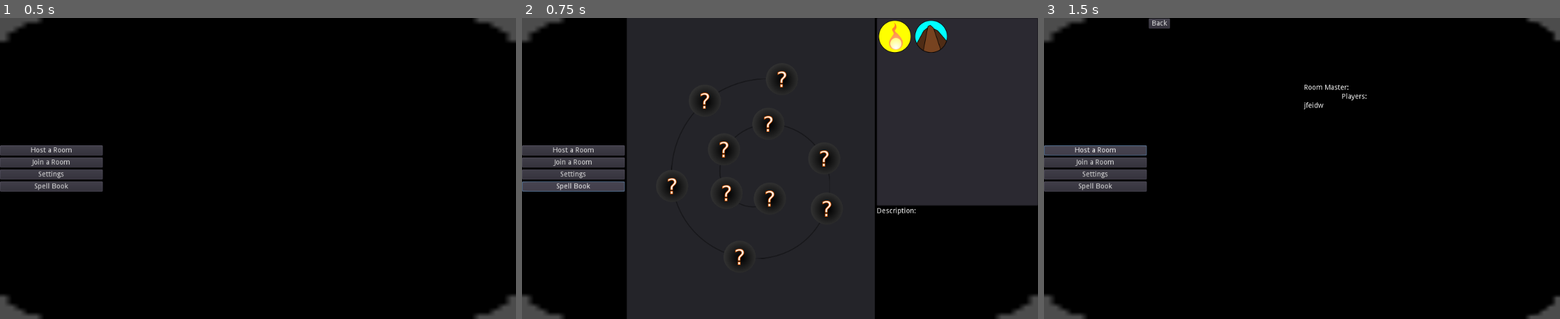
Above: before the commit, frames 1-3 (left to right).
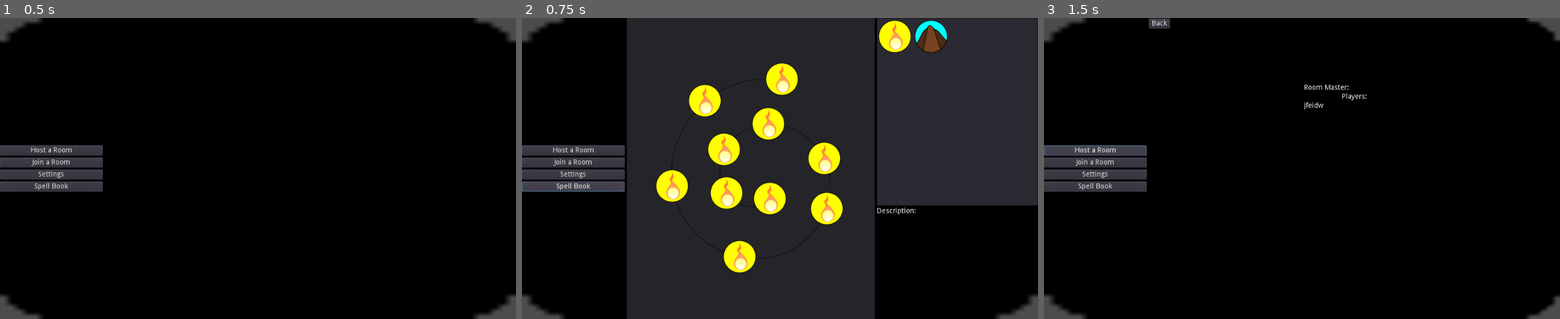
Above: after the commit, the same moments.

Repository: RevolNoom/wizarena
Game: Godot game, scene res://Screens/Menu/Menu.tscn
The game is run twice, just before and just after one commit, with the same random seed, the same clock (stepped at 60 frames per second) and the same inputs. The engine's default icon, where the game draws it, is replaced by a stand-in: a white triangle on a blue panel in a dark square.
Inputs:
- Up to frame 1 (0.5 s): no input
- Up to frame 2 (0.75 s): click "Spell Book" at 0.5 s
- Up to frame 3 (1.5 s): click "Host a Room" at 1.25 s

Frame 1 is identical in both runs. In frame 2, 5.3% of the frame differs, in the area x 26-63%, y 14-85%; in frame 3, nothing differs.

Commit message:
Store equipped spells consistently in a session

Diff:
--- a/Functionality/Global/GlobalSettings.gd
+++ b/Functionality/Global/GlobalSettings.gd
@@ -15,3 +15,10 @@
 	seed(OS.get_unix_time())
 	for i in range(0, 6):
 		ClientCredential._name += char(ord('a') + randi()%(ord('z') - ord('a')))
+
+	var mysterySpell = preload("res://Spell/Fireball/Fireball.tscn")
+	for i in range(0, 10):
+		_EquippedSpells.push_back(mysterySpell.instance())
+
+# Spells equipped from SpellBook
+var _EquippedSpells: Array = []
--- a/Player/Player.gd
+++ b/Player/Player.gd
@@ -32,7 +32,7 @@
 	emit_signal("exhausted")
 
 
-func _on_self_die(selff):
+func _on_self_die(_selff):
 	$CanvasLayer/AstralTable.StopWeaving()
 	$CanvasLayer/SpellWheel.Disable()
 
@@ -55,6 +55,7 @@
 		print("Not enough resource for spell")
 		return
 	$CanvasLayer/SpellWheel.Disable()
+	$CanvasLayer/SpellWheel.PopSpellOffWheel(spell)
 	$CanvasLayer/AstralTable.StartWeaving(spell)
 
 
--- a/Player/Player.tscn
+++ b/Player/Player.tscn
@@ -28,3 +28,4 @@
 visible = false
 
 [node name="SpellWheel" parent="CanvasLayer" index="2" instance=ExtResource( 4 )]
+visible = false
--- a/Player/Slot.gd
+++ b/Player/Slot.gd
@@ -5,10 +5,6 @@
 
 
 func RefersTo(newSpell: Spell):
-	for spell in get_children():
-		spell.disconnect("mouse_entered", self, "_on_mouse_entered")
-		spell.disconnect("mouse_exited", self, "_on_mouse_exited")
-		remove_child(spell)
 
 	newSpell.connect("mouse_entered", self, "_on_mouse_entered")
 	newSpell.connect("mouse_exited", self, "_on_mouse_exited")
@@ -29,19 +25,27 @@
 func IsEmpty():
 	return get_child_count() == 0
 
+
+func FlushSpell():
+	for spell in get_children():
+		spell.disconnect("mouse_entered", self, "_on_mouse_entered")
+		spell.disconnect("mouse_exited", self, "_on_mouse_exited")
+		remove_child(spell)
+
+
+func GetSpell():
+	return get_children()[0]
+
+
+func IsChosen():
+	if _isHoveredOn and not IsEmpty():
+		return true
+	return false
+
+
 var _isHoveredOn
 func _on_mouse_entered():
 	_isHoveredOn = true
 
 func _on_mouse_exited():
 	_isHoveredOn = false
-
-# Return the spell if it's hovered on and the slot is not empty
-# After calling this function, the slot clears its state, any
-# subsequent calls will return null, unless the slot is chosen again
-# Return null otherwise
-func IsChosen():
-	if _isHoveredOn and not IsEmpty():
-		_isHoveredOn = false
-		return get_children()[0]
-	return null
--- a/Player/SpellWheel.gd
+++ b/Player/SpellWheel.gd
@@ -1,34 +1,18 @@
 extends Node2D
+
+#TODO: free() _spellBookCopy properly?
 
 signal spell_chosen(spell)
 
-#TODO: There's add new spell, there should be remove spell
 func _ready():
-	for spell in [$SpellFireball, $Seisme]:
-		remove_child(spell)
-		AddNewSpell(spell)
+	_spellBookCopy = GlobalSettings._EquippedSpells.duplicate(true)
 
+	for i in _spellBookCopy:
+		i.visible = true
 
-func AddNewSpell(newSpell: Spell):
-	var emptyslot = FindEmptySlot()
-	if emptyslot == null:
-		print("Can't find empty slot")
-		return
-
-	emptyslot.RefersTo(newSpell)
-
-func GetSlots():
-	var slots = []
-	for i in range(1, 7):
-		slots.push_back(get_node("Slot"+str(i)))
-	return slots
-
-
-func FindEmptySlot():
-	for slot in GetSlots():
-		if slot.IsEmpty():
-			return slot
-	return null
+	for i in range(0, get_child_count()):
+		var spell = _spellBookCopy.pop_front()
+		get_node("Slot" + str(i)).RefersTo(spell)
 
 
 var _isHolding = false
@@ -42,10 +26,17 @@
 
 	elif visible and not _isHolding:
 		CloseWheel()
-		for slot in GetSlots():
-			var slotIsChosen = slot.IsChosen()
-			if slotIsChosen != null:
-				emit_signal("spell_chosen", slotIsChosen)
+		for slot in get_children():
+			if slot.IsChosen():
+				emit_signal("spell_chosen", slot.GetSpell())
+
+
+func PopSpellOffWheel(spell):
+	var slot = spell.get_parent()
+	slot.remove_child(spell)
+	slot.add_child(_spellBookCopy.pop_front())
+	_spellBookCopy.push_back(spell)
+
 
 func OpenWheel():
 	visible = true
@@ -62,3 +53,6 @@
 
 func Reenable():
 	set_process_unhandled_input(true)
+
+
+var _spellBookCopy
--- a/Player/SpellWheel.tscn
+++ b/Player/SpellWheel.tscn
@@ -1,41 +1,31 @@
-[gd_scene load_steps=5 format=2]
+[gd_scene load_steps=3 format=2]
 
-[ext_resource path="res://Spell/Fireball/Fireball.tscn" type="PackedScene" id=1]
 [ext_resource path="res://Player/Slot.gd" type="Script" id=2]
 [ext_resource path="res://Player/SpellWheel.gd" type="Script" id=3]
-[ext_resource path="res://Spell/Seisme/Seisme.tscn" type="PackedScene" id=4]
 
 [node name="SpellWheel" type="Node2D"]
 script = ExtResource( 3 )
 
-[node name="Slot1" type="Position2D" parent="."]
+[node name="Slot0" type="Position2D" parent="."]
 position = Vector2( 0, -128 )
 script = ExtResource( 2 )
 
-[node name="Slot2" type="Position2D" parent="."]
+[node name="Slot1" type="Position2D" parent="."]
 position = Vector2( 110.851, -64 )
 script = ExtResource( 2 )
 
-[node name="Slot3" type="Position2D" parent="."]
+[node name="Slot2" type="Position2D" parent="."]
 position = Vector2( 110.851, 64 )
 script = ExtResource( 2 )
 
-[node name="Slot4" type="Position2D" parent="."]
+[node name="Slot3" type="Position2D" parent="."]
 position = Vector2( 0, 128 )
 script = ExtResource( 2 )
 
-[node name="Slot5" type="Position2D" parent="."]
+[node name="Slot4" type="Position2D" parent="."]
 position = Vector2( -110.851, 64 )
 script = ExtResource( 2 )
 
-[node name="Slot6" type="Position2D" parent="."]
+[node name="Slot5" type="Position2D" parent="."]
 position = Vector2( -110.851, -64 )
 script = ExtResource( 2 )
-
-[node name="Seisme" parent="." instance=ExtResource( 4 )]
-collision_layer = 1
-collision_mask = 1
-
-[node name="SpellFireball" parent="." instance=ExtResource( 1 )]
-collision_layer = 1
-collision_mask = 1
--- a/Screens/Menu/Menu.gd
+++ b/Screens/Menu/Menu.gd
@@ -5,7 +5,7 @@
 var IPINPUT = preload("res://Screens/Menu/IPInput.tscn")
 var GAMEPLAY = preload("res://Screens/Gameplay/Gameplay.tscn")
 var SETTINGSCREEN = preload("res://Screens/Menu/SettingScreen.tscn")
-var SPELLBOOK = preload("res://Screens/Menu/SpellBook.tscn")
+var SPELLBOOK = preload("res://Screens/Menu/SpellBook/SpellBook.tscn")
 
 # Called when the node enters the scene tree for the first time.
 func _ready():
--- a/Screens/Menu/SpellBook.gd
+++ b/Screens/Menu/SpellBook/SpellBook.gd
@@ -1,19 +1,31 @@
 extends Control
-
-
-# Declare member variables here. Examples:
-# var a = 2
-# var b = "text"
-
 
 # Called when the node enters the scene tree for the first time.
 func _ready():
 	for i in _spellBook.keys():
 		$HBoxContainer/VBoxContainer/ItemList.add_icon_item(_spellBook[i].get_texture())
 
-	for slot in $HBoxContainer/Panel/MilkyWay.get_children():
-		slot.add_child(preload("res://Spell/Mystery/Mystery.tscn").instance())
+func _enter_tree():
+	# Only call this function after _ready()
+	if get_node_or_null("MousePosition") == null:
+		return
 
+	var eqs = GlobalSettings._EquippedSpells
+	for i in range (0, eqs.size()):
+		$HBoxContainer/Panel/MilkyWay.get_node("Slot"+ str(i)).add_child(eqs[i])
+		eqs[i].visible = true
+
+
+# Transfer Spells in slots to GlobalSettings' Spell Book
+func _exit_tree():
+	# This is an array reference. _EquippedSpells is being modified
+	var eqs = GlobalSettings._EquippedSpells
+
+	for i in range (0, eqs.size()):
+		var slot = $HBoxContainer/Panel/MilkyWay.get_node("Slot"+ str(i))
+		eqs[i] = slot.get_children()[0]
+		slot.remove_child(eqs[i])
+		eqs[i].visible = false
 
 
 func _on_ItemList_item_selected(index):
--- a/Screens/Menu/SpellBook.tscn
+++ b/Screens/Menu/SpellBook/SpellBook.tscn
@@ -1,7 +1,7 @@
 [gd_scene load_steps=3 format=2]
 
-[ext_resource path="res://Screens/Menu/SpellBook.gd" type="Script" id=1]
-[ext_resource path="res://Screens/Menu/MilkyWay.svg" type="Texture" id=2]
+[ext_resource path="res://Screens/Menu/SpellBook/SpellBook.gd" type="Script" id=1]
+[ext_resource path="res://Screens/Menu/SpellBook/MilkyWay.svg" type="Texture" id=2]
 
 [node name="SpellBook" type="Control"]
 anchor_right = 1.0
@@ -26,34 +26,34 @@
 position = Vector2( 342, 285 )
 texture = ExtResource( 2 )
 
-[node name="Slot1" type="Position2D" parent="HBoxContainer/Panel/MilkyWay"]
+[node name="Slot0" type="Position2D" parent="HBoxContainer/Panel/MilkyWay"]
 position = Vector2( 38, 60 )
 
-[node name="Slot2" type="Position2D" parent="HBoxContainer/Panel/MilkyWay"]
+[node name="Slot1" type="Position2D" parent="HBoxContainer/Panel/MilkyWay"]
 position = Vector2( -48, 49 )
 
-[node name="Slot3" type="Position2D" parent="HBoxContainer/Panel/MilkyWay"]
+[node name="Slot2" type="Position2D" parent="HBoxContainer/Panel/MilkyWay"]
 position = Vector2( -53, -38 )
 
-[node name="Slot4" type="Position2D" parent="HBoxContainer/Panel/MilkyWay"]
+[node name="Slot3" type="Position2D" parent="HBoxContainer/Panel/MilkyWay"]
 position = Vector2( 35, -89 )
 
-[node name="Slot5" type="Position2D" parent="HBoxContainer/Panel/MilkyWay"]
+[node name="Slot4" type="Position2D" parent="HBoxContainer/Panel/MilkyWay"]
 position = Vector2( 146, -20 )
 
-[node name="Slot6" type="Position2D" parent="HBoxContainer/Panel/MilkyWay"]
+[node name="Slot5" type="Position2D" parent="HBoxContainer/Panel/MilkyWay"]
 position = Vector2( 151, 80 )
 
-[node name="Slot7" type="Position2D" parent="HBoxContainer/Panel/MilkyWay"]
+[node name="Slot6" type="Position2D" parent="HBoxContainer/Panel/MilkyWay"]
 position = Vector2( -22, 176 )
 
-[node name="Slot8" type="Position2D" parent="HBoxContainer/Panel/MilkyWay"]
+[node name="Slot7" type="Position2D" parent="HBoxContainer/Panel/MilkyWay"]
 position = Vector2( -156, 35 )
 
-[node name="Slot9" type="Position2D" parent="HBoxContainer/Panel/MilkyWay"]
+[node name="Slot8" type="Position2D" parent="HBoxContainer/Panel/MilkyWay"]
 position = Vector2( -91, -135 )
 
-[node name="Slot10" type="Position2D" parent="HBoxContainer/Panel/MilkyWay"]
+[node name="Slot9" type="Position2D" parent="HBoxContainer/Panel/MilkyWay"]
 position = Vector2( 62, -178 )
 
 [node name="VBoxContainer" type="VBoxContainer" parent="HBoxContainer"]
--- a/Spell/Spell.tscn
+++ b/Spell/Spell.tscn
@@ -7,6 +7,7 @@
 radius = 32.0
 
 [node name="Spell" type="Area2D"]
+visible = false
 collision_layer = 262144
 collision_mask = 262144
 script = ExtResource( 1 )
Renamed: Screens/Menu/MilkyWay.svg -> Screens/Menu/SpellBook/MilkyWay.svg
Renamed: Screens/Menu/MousePosition.gd -> Screens/Menu/SpellBook/MousePosition.gd
